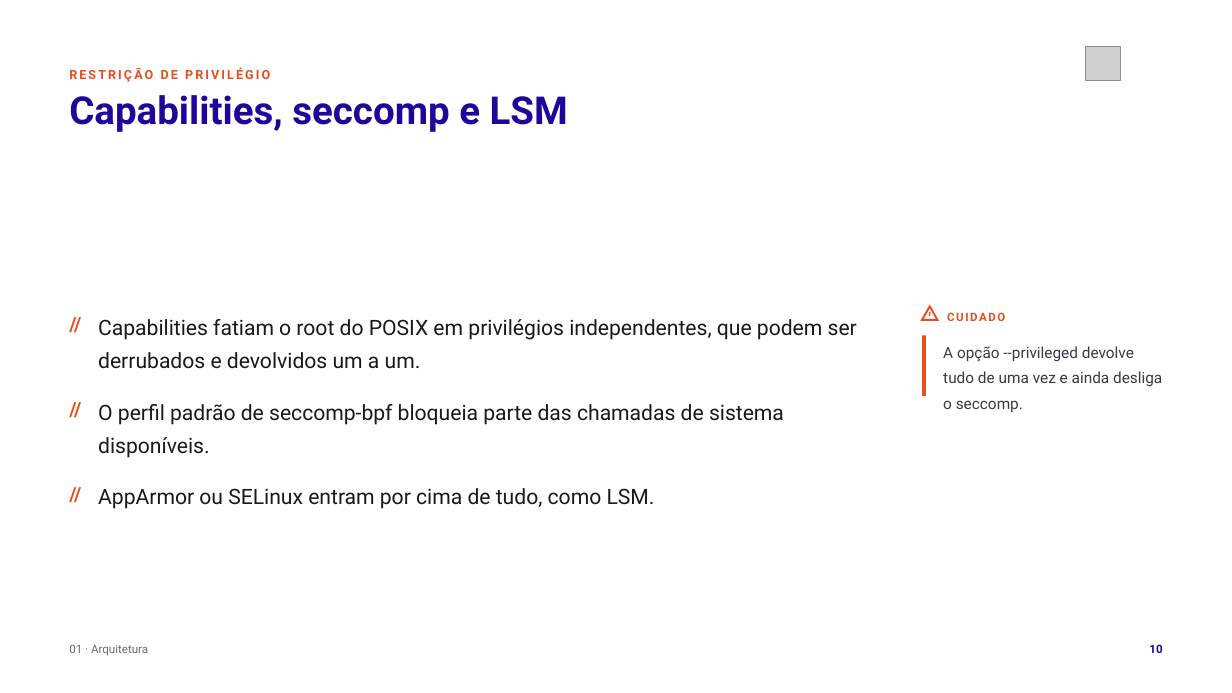
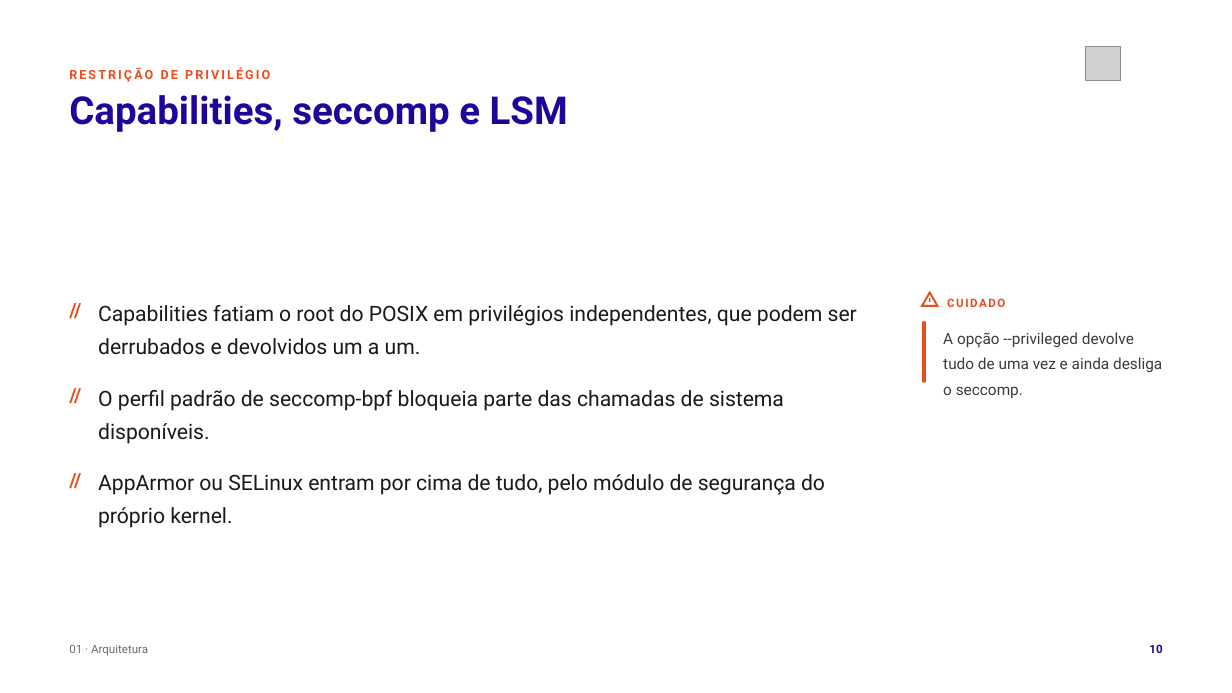
Before and after one commit to tcpassos/invite-app, a slide deck: slide 10 of trabalhos/T1-Docker-Invite-People.pptx. Drawn at 1232x693 pixels with LibreOffice and Linux fonts; fonts in the diff are those of the drawing; grey boxes stand for pictures. Boxes give left, top, right and bottom in pixels: in the first picture for what was removed or moved away, otherwise in the second. Text is boxed around its words. In the diff, an @@ line names an element or a change of style, - is before the commit and + after.

```diff
--- a/trabalhos/T1-Docker-Invite-People.pptx
+++ b/trabalhos/T1-Docker-Invite-People.pptx
@@ 7 texts, 2 rectangles, 1 triangle: place and size @@
-7 texts, 2 rectangles, 1 triangle at [69,307,1162,508]
+7 texts, 2 rectangles, 1 triangle at [69,293,1162,494]
@@ text at [98,474,825,528]: text changed @@
-AppArmor ou SELinux entram por cima de tudo, como LSM.
+AppArmor ou SELinux entram por cima de tudo, pelo módulo de segurança do próprio kernel.
```
Also in this commit, not shown: 7 other slides changed, 12 other files.
